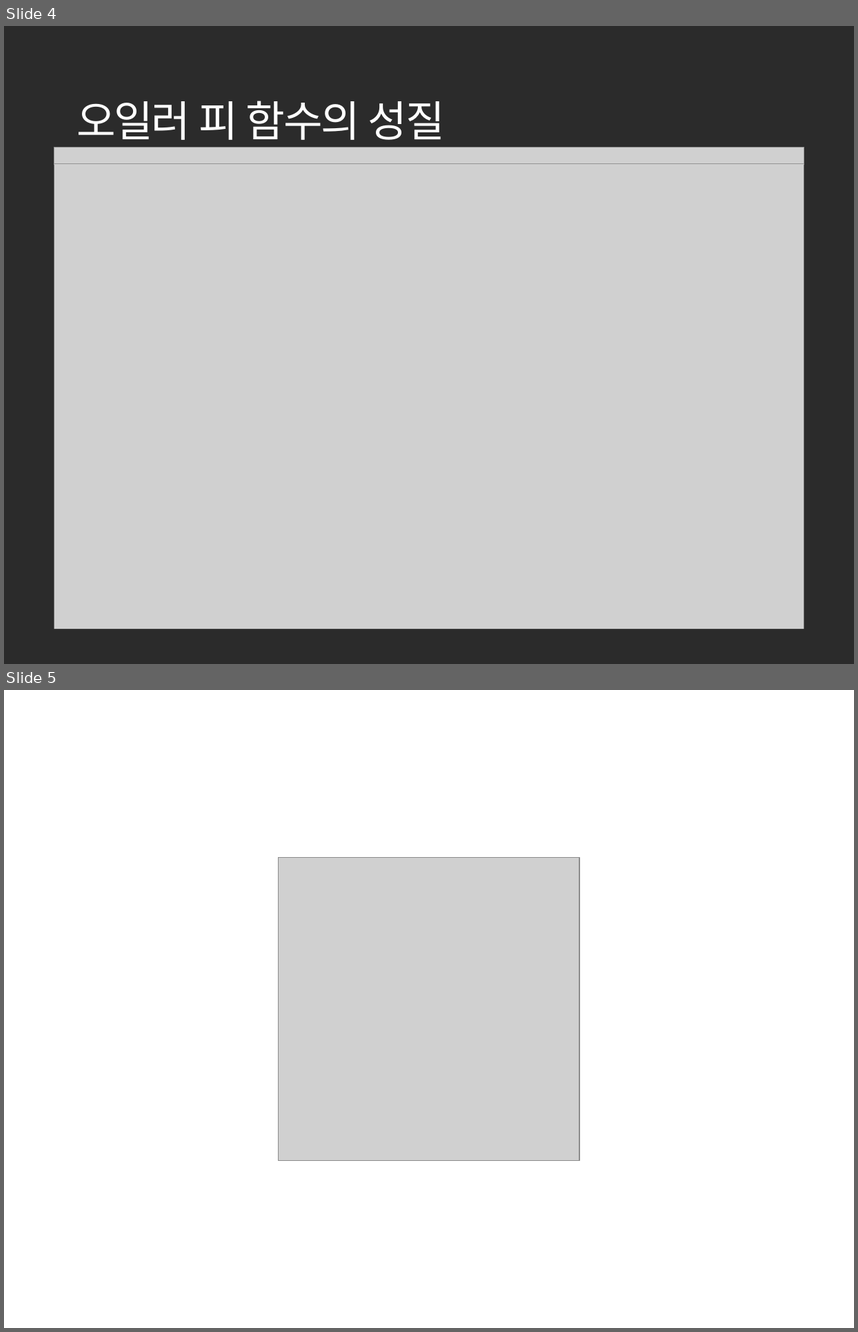
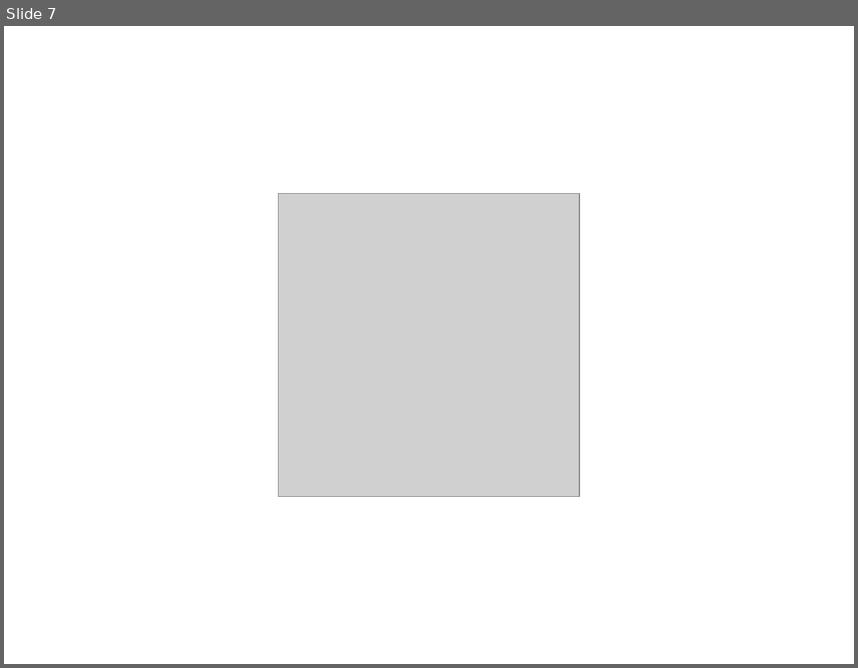
Before and after one commit to wonny-Jo/algorithm, a slide deck: 알고리즘 정리/그리디 알고리즘/그리디 알고리즘.pptx. Shown one above the other, each under a label of ours: slides 4 and 5 before the commit, slide 7 after it. The pictures are 858x1332 and 858x668 pixels, drawn with LibreOffice and Linux fonts; fonts in the diff are those of the drawing; grey boxes stand for pictures; background and template pictures are left out; a plain dark background stands for a picture behind light text. Boxes give left, top, right and bottom in pixels: in the first picture for what was removed or moved away, otherwise in the second. Text is boxed around its words. In the diff, an @@ line names an element or a change of style, - is before the commit and + after.

```diff
--- a/알고리즘 정리/그리디 알고리즘/그리디 알고리즘.pptx
+++ b/알고리즘 정리/그리디 알고리즘/그리디 알고리즘.pptx
@@ slide 4 removed at (4, 26, 854, 664), background picture (left out) @@
@@ text removed at (76, 101, 445, 148) @@
-오일러 피 함수의 성질
@@ picture removed at (54, 147, 804, 165) @@
@@ picture removed at (54, 164, 804, 628) @@
@@ what was slide 5 is now slide 7 @@
```
Also in this commit, not shown: 4 slides changed, 5 slides added, 2 other slides removed.
